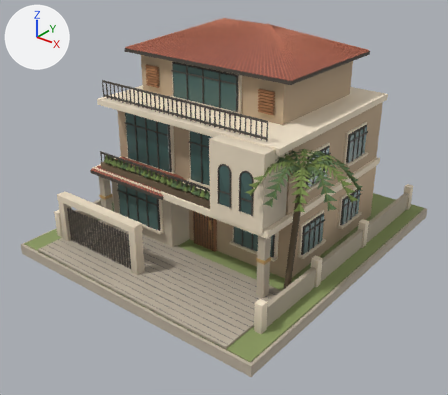
One commit to the glTF model pinyoursite/public/sample-house.glb: the scene before it, then after it.
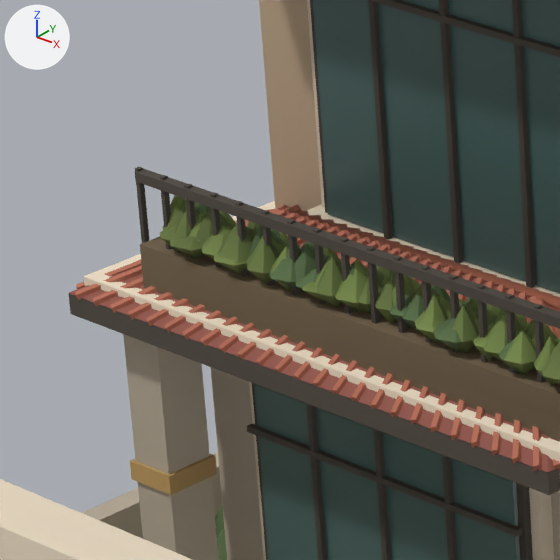
Each version is shown whole from a camera (50 mm lens) standing at (16.0, -20.8, 14.2) and looking at (0.4, -1.3, 2.1), then close up on the part from 18% to 36% of the width and 32% to 53% of the height. Arrows for +X, +Y and +Z are at upper left; the lights stay in place. The first two pictures are the older version. Vertices at exactly the same position are counted once.

Names of what the first close-up shows: 'brass', 'bronze', 'clay', 'earth', 'glass', 'leaf', 'limestone', 'palm', 'sage', 'stucco', 'tile', 'trim'.
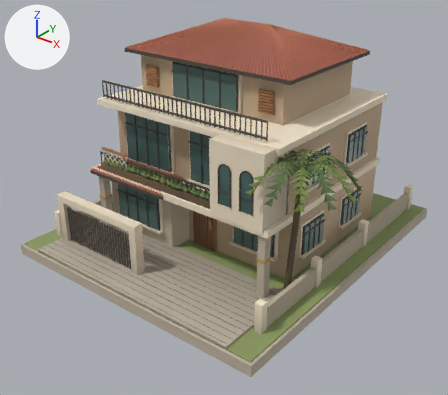
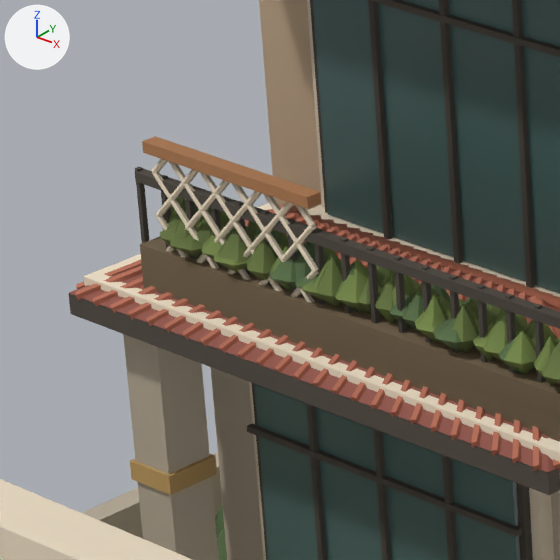
Boxes (x1, y1, x2, y2) around the edits, measured in the close-ups (560 x 560 px):
'limestone', reshaped: before (0, 204, 560, 560); after (0, 159, 560, 560)
'oak', reshaped (not visible before): after (142, 136, 321, 209)
part 1 of me_limestone, added (beige): after (152, 159, 319, 303)

Patch to the scene script:
```diff
--- a/pinyoursite/public/sample-house.glb.py
+++ b/pinyoursite/public/sample-house.glb.py
@@ me_limestone @@
 # used by ob_limestone; location = (0.0, 0.0, 0.0)
-me_limestone.from_pydata(...)  # 144 vertices, 216 faces; spans x -5.74..5.74, y -6.14..6.9, z 0.03..6.41
+me_limestone.from_pydata(...)  # 524 vertices, 1416 faces; spans x -5.74..5.74, y -6.14..6.9, z 0.03..6.41
+# me_limestone part 1: a new loose piece of 380 vertices spanning x -4.2..-2.68, y -4.18..-4.14, z 3.26..4.22, in mat_limestone
 me_limestone.materials.append(mat_limestone)
@@ me_oak @@
 # used by ob_oak; location = (0.0, 0.0, 0.0)
-me_oak.from_pydata(...)  # 136 vertices, 204 faces; spans x -3.79..3.08, y -2.54..-1.56, z 0.04..7.51
+me_oak.from_pydata(...)  # 144 vertices, 216 faces; spans x -4.22..3.08, y -4.22..-1.56, z 0.04..7.51
+# me_oak part 2: a new loose piece, a box spanning x -4.22..-2.66, y -4.218..-4.102, z 4.195..4.275, in mat_oak
 me_oak.materials.append(mat_oak)
```
